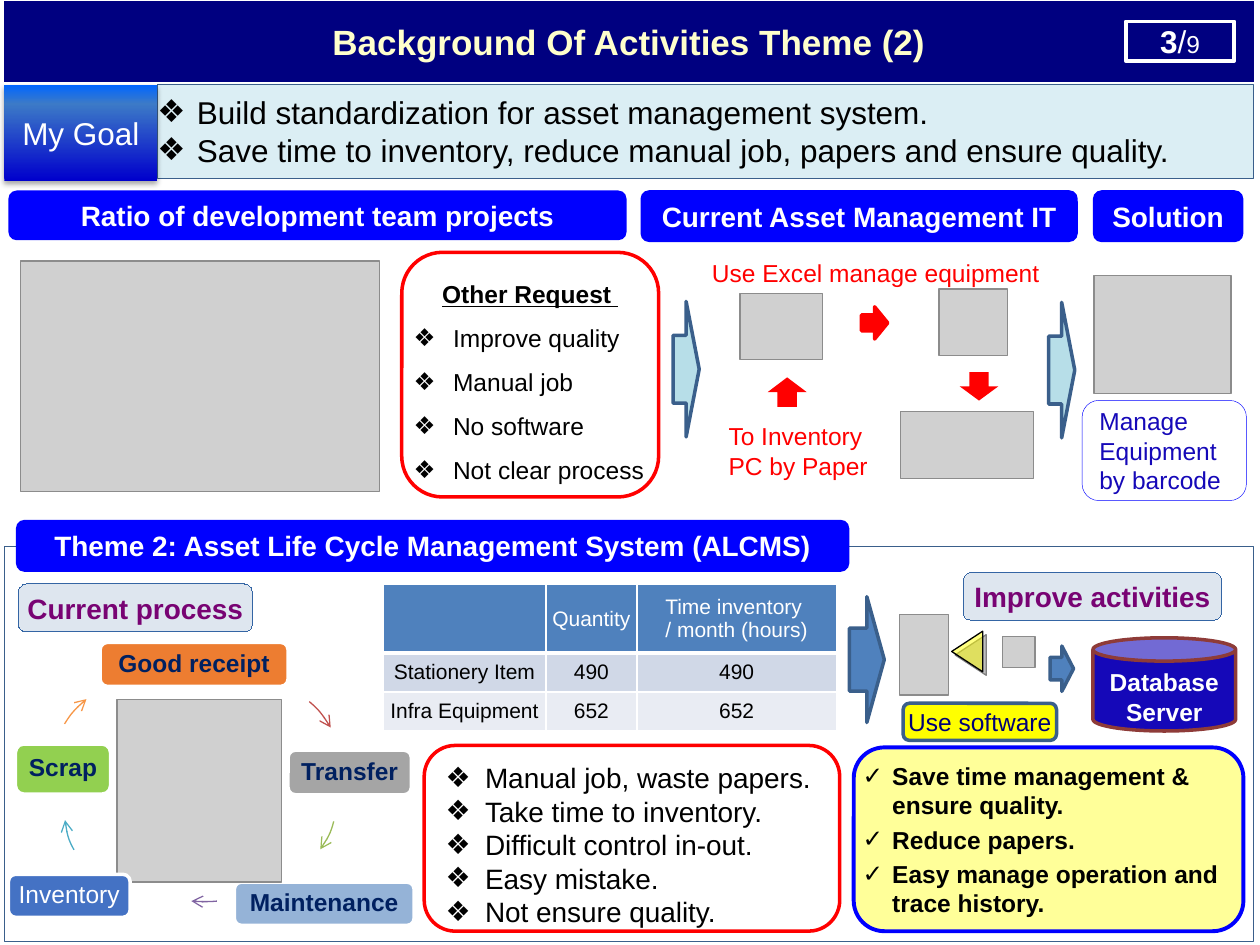
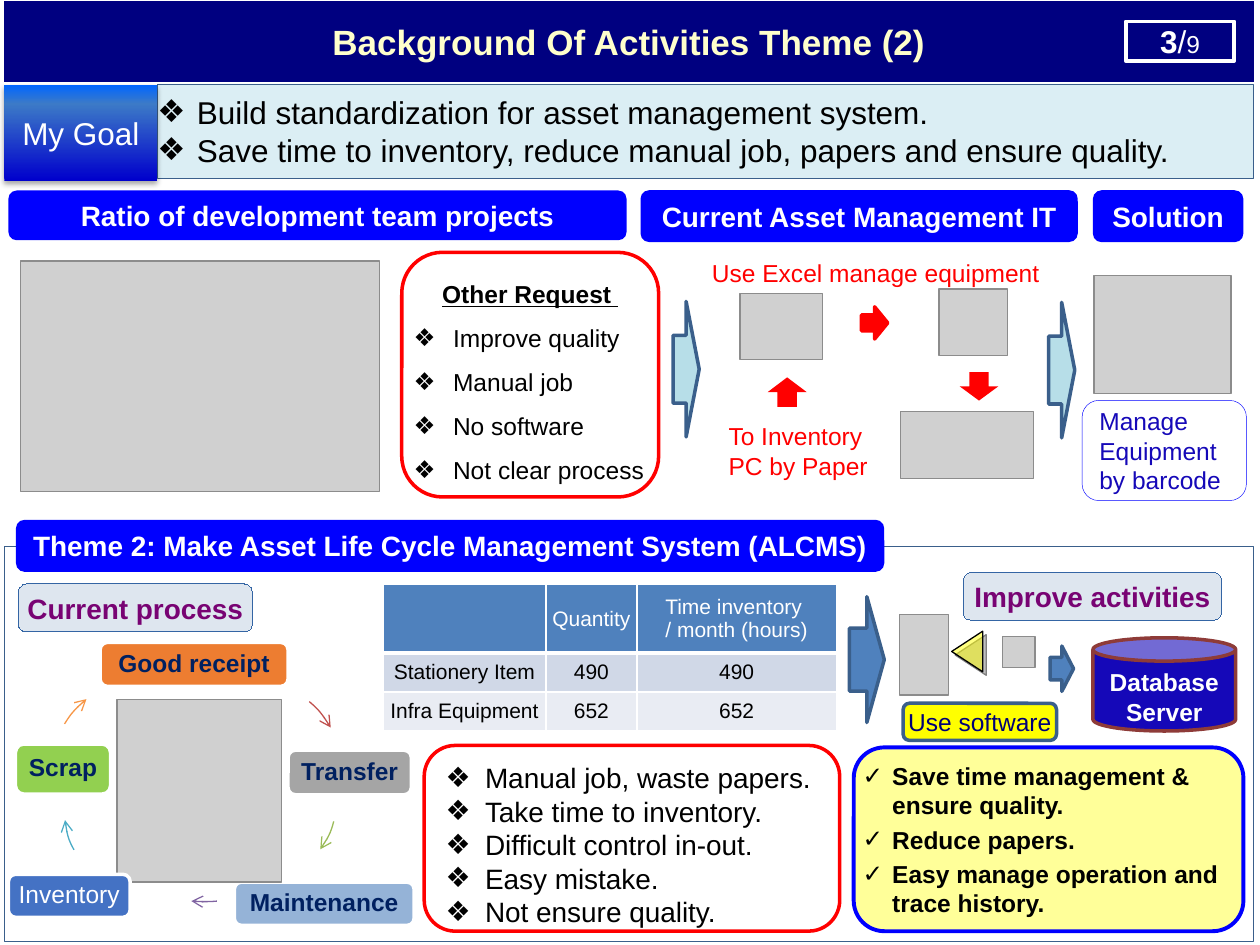
Before and after one commit to thietbicongnghevietnam/ReportPSNV, a slide deck: slide 4 of Report_Nguyen Nhu Minh_V5.pptx. Drawn at 1260x945 pixels with LibreOffice and Linux fonts; fonts in the diff are those of the drawing; grey boxes stand for pictures. Boxes give left, top, right and bottom in pixels: in the first picture for what was removed or moved away, otherwise in the second. Text is boxed around its words. In the diff, an @@ line names an element or a change of style, - is before the commit and + after.

```diff
--- a/Report_Nguyen Nhu Minh_V5.pptx
+++ b/Report_Nguyen Nhu Minh_V5.pptx
@@ rounded rectangle "Theme 2: Make Asset Life ...": place and size @@
-rounded rectangle "Theme 2: Make Asset Life ..." at (16, 520, 849, 572)
+rounded rectangle "Theme 2: Make Asset Life ..." at (16, 520, 885, 572)
@@ text in rounded rectangle at (33, 535, 866, 562): text changed @@
-Theme 2: Asset Life Cycle Management System (ALCMS)
+Theme 2: Make Asset Life Cycle Management System (ALCMS)
```
Also in this commit, not shown: 6 other slides changed, 2 other files.
